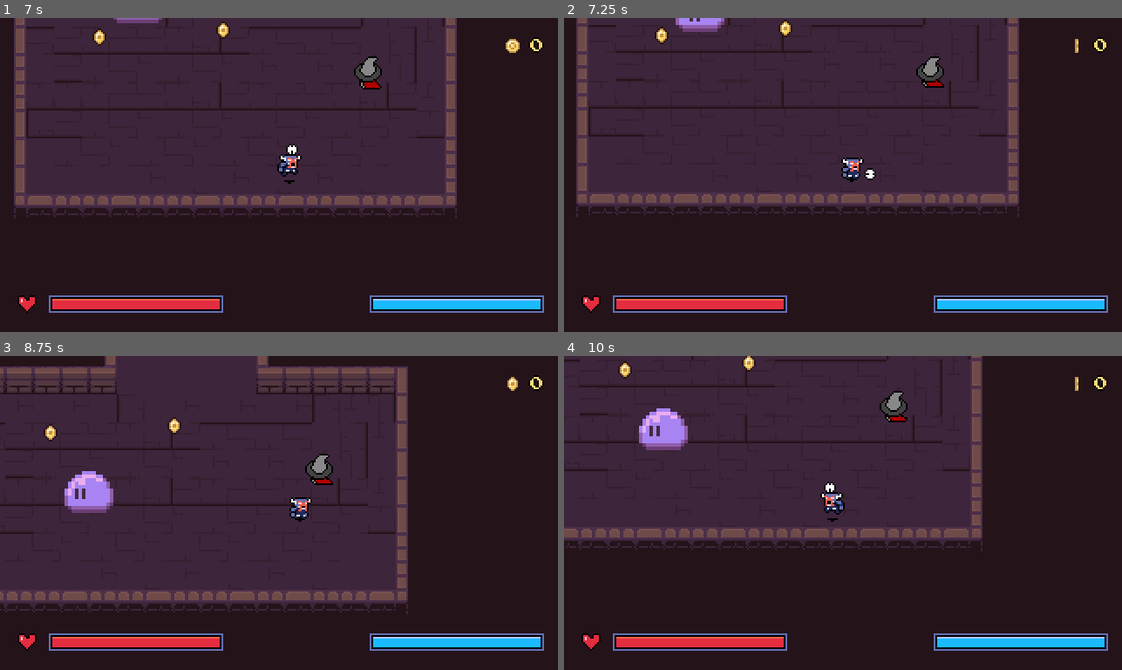
Above: before the commit, frames 1-4 (two rows, left to right).
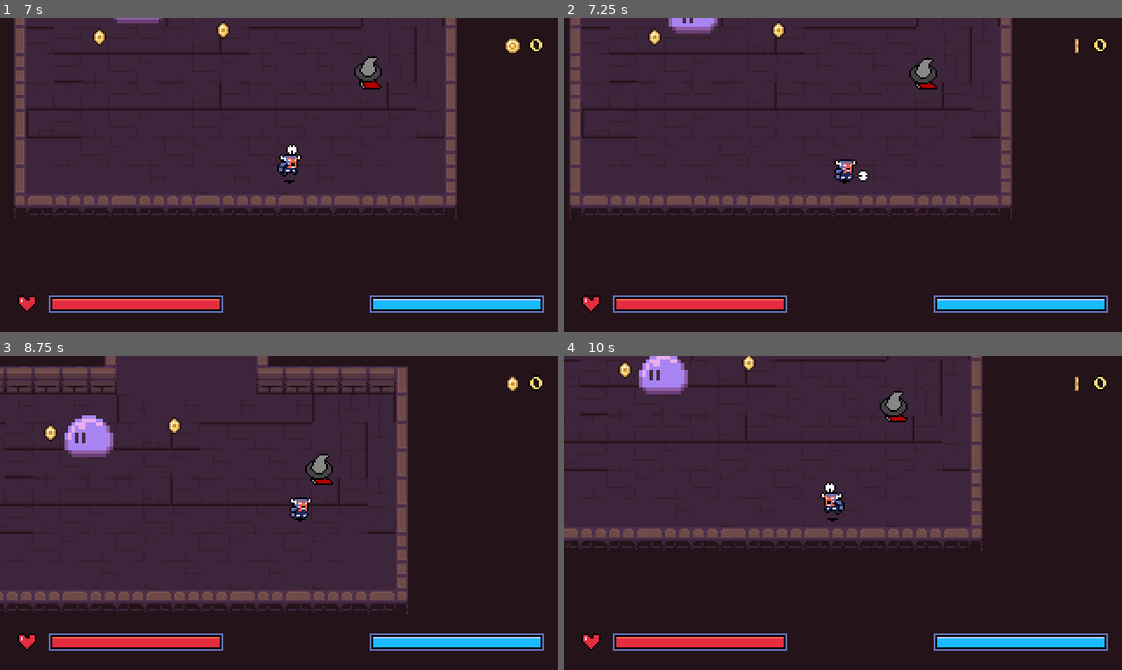
Above: after the commit, the same moments.

Repository: DaEpickid540/haven-2026
Game: Godot game, scene res://Scenes/main.tscn
The game is run twice, just before and just after one commit, with the same random seed, the same clock (stepped at 60 frames per second) and the same inputs.
Inputs (mouse positions are in pixels of both pictures, inside the frame that each line leads up to):
- Up to frame 1 (7 s): click "Start Game" at 0.5 s; move the mouse to (401, 159) at 1.27 s; hold Right (right) 1.28-2.03 s; tap J (attack) at 1.35, 2.1, 3.05, 3.8, 4.35, 5.1, 6.05, 6.8 s; click (401, 159) at 1.42 s; move the mouse to (167, 190) at 2.02 s; hold Down (down) 2.03-2.78 s; move the mouse to (334, 105) at 2.77 s; hold Right (right) 2.78-3.53 s; hold X (dash) 2.78-3.53 s; move the mouse to (251, 237) at 3.52 s; hold Up (up) 3.53-4.28 s; tap E (interact) at 3.6, 6.6 s; click (251, 237) at 3.67 s; move the mouse to (446, 222) at 4.27 s; hold Left (left) 4.28-5.78 s; move the mouse to (111, 127) at 5.02 s; move the mouse to (306, 175) at 5.77 s; hold Down (down) 5.78-6.53 s; hold X (dash) 5.78-6.53 s; click (306, 175) at 5.92 s; move the mouse to (195, 96) at 6.52 s; hold Right (right) from 6.53 s (still down)
- Up to frame 2 (7.25 s): keep holding Right (right)
- Up to frame 3 (8.75 s): move the mouse to (401, 497) at 7.27 s; release Right (right) at 7.28 s; hold Up (up) 7.28-8.03 s; tap J (attack) at 7.35, 8.1 s; move the mouse to (167, 528) at 8.02 s; hold Right (right) from 8.03 s (still down); click (167, 528) at 8.17 s
- Up to frame 4 (10 s): move the mouse to (898, 443) at 8.77 s; release Right (right) at 8.78 s; hold Down (down) 8.78-9.53 s; hold X (dash) 8.78-9.53 s; tap J (attack) at 9.05, 9.8 s; move the mouse to (815, 575) at 9.52 s; hold Left (left) from 9.53 s (still down); tap E (interact) at 9.6 s

Frame 1 is identical in both runs. In frame 2, 8.2% of the frame differs, in the area x 0-82%, y 0-64%; in frame 3, 1.8%; in frame 4, 1.8%.

Commit message:
Update

Diff:
--- a/boss_green.gd
+++ b/boss_green.gd
@@ -57,17 +57,14 @@
 	animated_sprite_2d.play("jump_up")
 	await animated_sprite_2d.animation_finished
 
-	# 2. Pause briefly in the air at the apex
 	await get_tree().create_timer(0.3).timeout
 
-	# 3. Play pound animation, shake screen, and deal damage at range
 	animated_sprite_2d.play("pound")
+
+	await animated_sprite_2d.animation_finished
 	trigger_screenshake()
 	check_and_damage_player_in_range()
-
-	await animated_sprite_2d.animation_finished
 	is_attacking = false
-	animated_sprite_2d.position.y = 0
 
 func check_and_damage_player_in_range() -> void:
 	var player = get_player()
--- a/boss_green.tscn
+++ b/boss_green.tscn
@@ -211,10 +211,10 @@
 
 [node name="AnimatedSprite2D" type="AnimatedSprite2D" parent="." unique_id=317222730]
 sprite_frames = SubResource("SpriteFrames_a5u4x")
-animation = &"death"
+animation = &"pound"
 autoplay = "idle"
-frame = 3
-frame_progress = 0.116323955
+frame = 5
+frame_progress = 0.24745888
 
 [node name="CollisionShape2D" type="CollisionShape2D" parent="." unique_id=1140549575]
 position = Vector2(0, 5)
--- a/slime_blue.tscn
+++ b/slime_blue.tscn
@@ -109,8 +109,13 @@
 motion_mode = 1
 script = ExtResource("1_b4wiw")
 speed = 40.0
+faces_right = null
+detected_range = null
+stop_distance = null
 max_health = 2
+contact_damage = null
 attack_interval = 0.6
+loot_rewarded = null
 
 [node name="Sprite2D" type="Sprite2D" parent="." unique_id=2098987288 groups=["enemy"]]
 texture = ExtResource("2_b4wiw")
